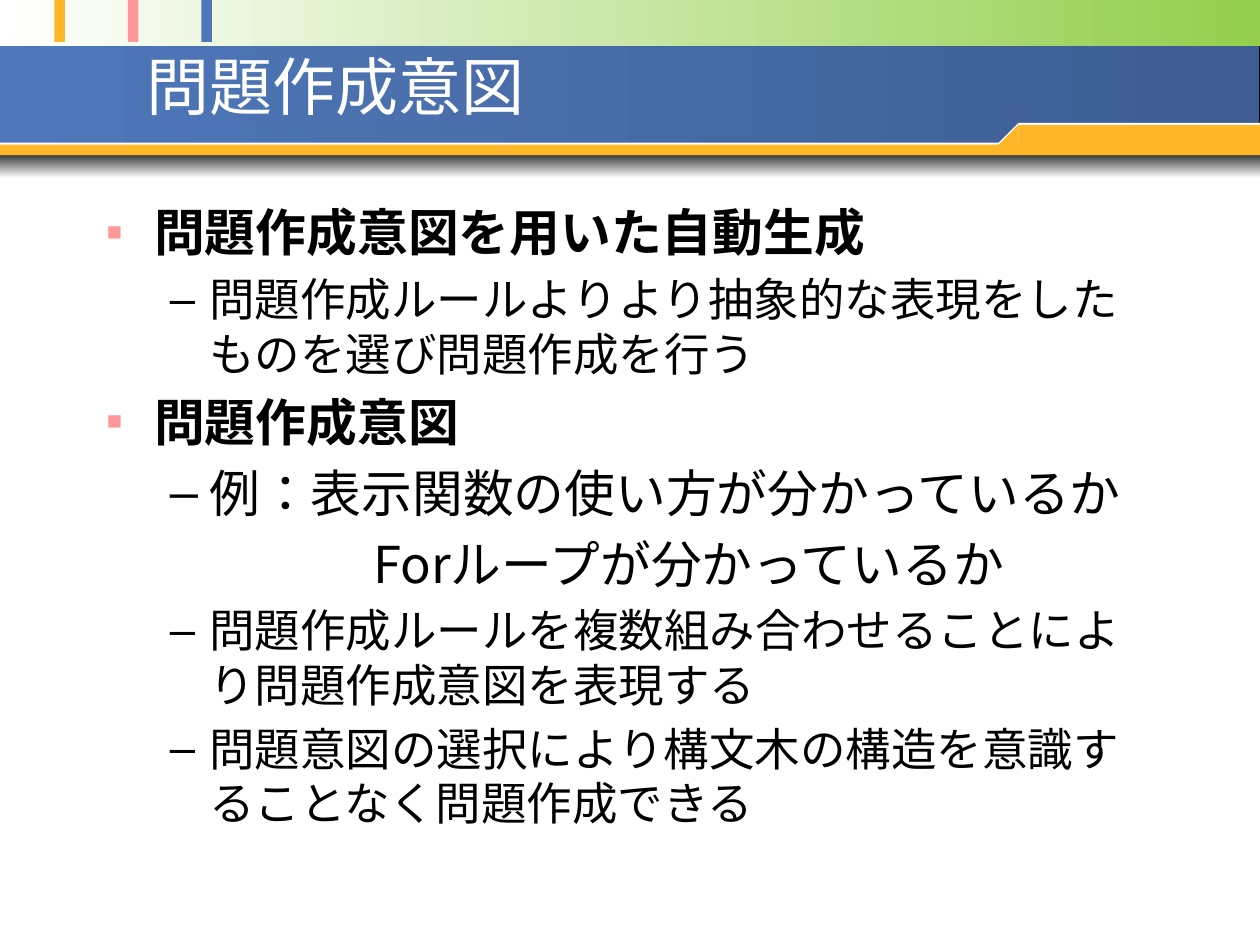
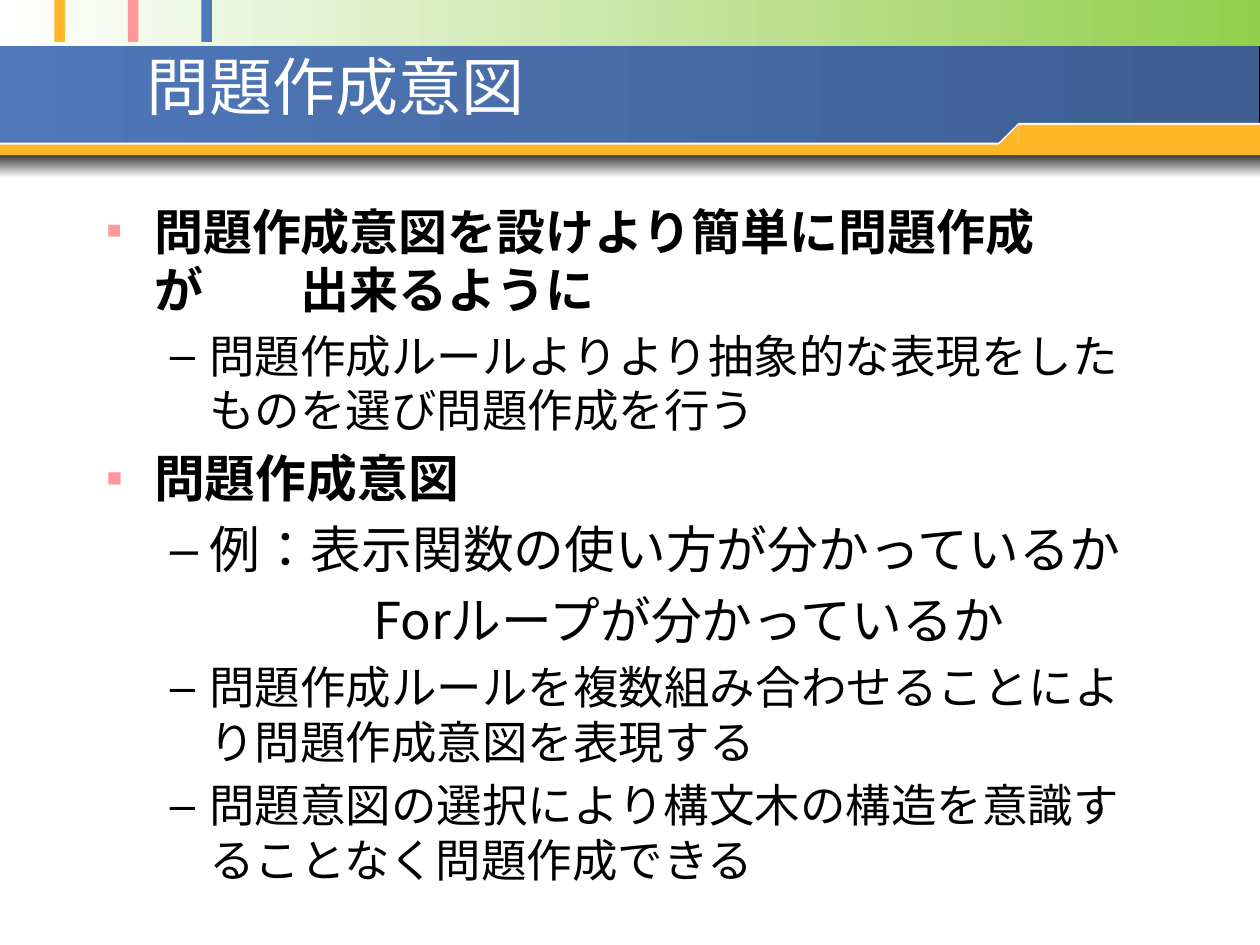
Before and after one commit to opu-yokotalab/learn-ari-thesis, a slide deck: slide 14 of pptx/20100127~発表資料1.pptx (slide 15 before the commit). Drawn at 1260x945 pixels with LibreOffice and Linux fonts; fonts in the diff are those of the drawing. Boxes give left, top, right and bottom in pixels: in the first picture for what was removed or moved away, otherwise in the second. Text is boxed around its words. In the diff, an @@ line names an element or a change of style, - is before the commit and + after.

```diff
--- a/pptx/20100127~発表資料1.pptx
+++ b/pptx/20100127~発表資料1.pptx
@@ text at bbox=[154, 208, 1034, 313]: text changed; size 29 to 28 pt @@
-■ 問題作成意図を用いた自動生成
+■ 問題作成意図を設けより簡単に問題作成が 出来るように
```
Also in this commit, not shown: 16 other slides changed, 1 slide added, 17 other files.
